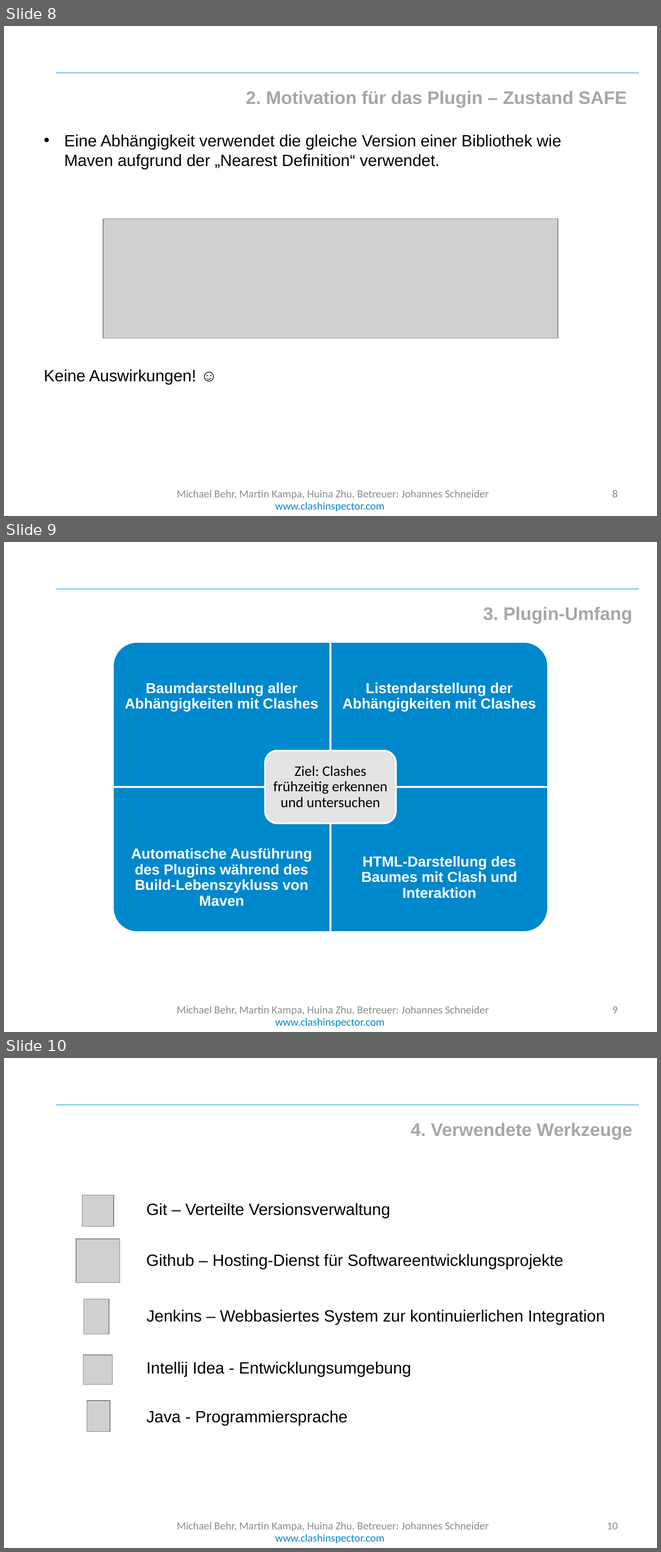
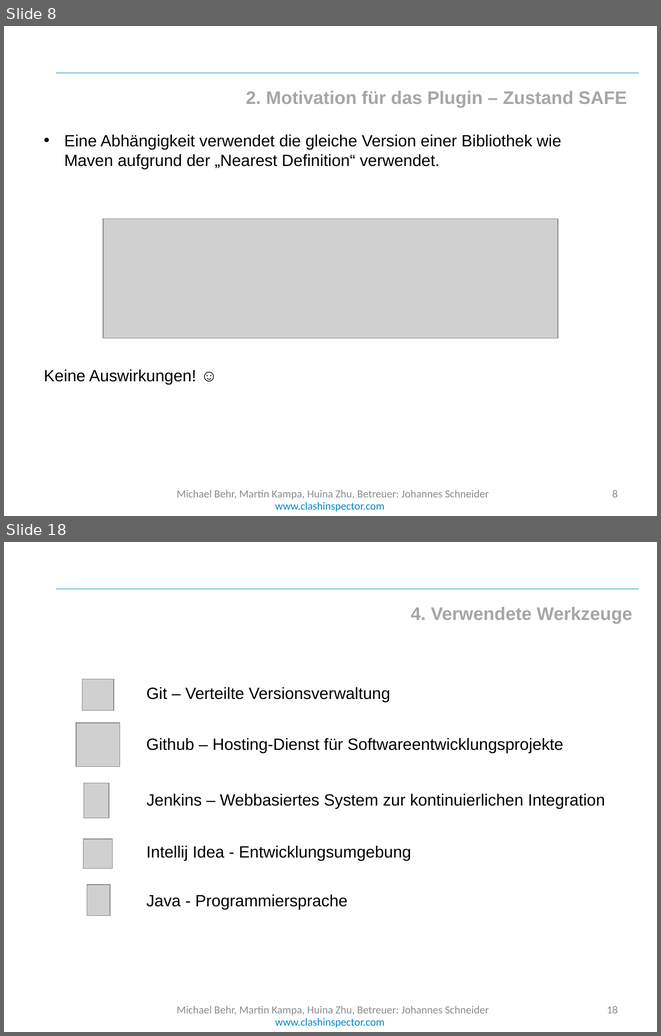
Before and after one commit to cedarsoft/clashinspector.com, a slide deck: presentation/Jahresprojekt Endpräsentation.pptx. Shown one above the other, each under a label of ours: slides 8, 9 and 10 before the commit, slides 8 and 18 after it; the slides between them are not shown. The pictures are 661x1552 and 661x1036 pixels, drawn with LibreOffice and Linux fonts; fonts in the diff are those of the drawing; grey boxes stand for pictures; background and template pictures are left out. Boxes give left, top, right and bottom in pixels: in the first picture for what was removed or moved away, otherwise in the second. Text is boxed around its words. In the diff, an @@ line names an element or a change of style, - is before the commit and + after.

```diff
--- a/presentation/Jahresprojekt Endpräsentation.pptx
+++ b/presentation/Jahresprojekt Endpräsentation.pptx
@@ slide 9 removed at box(4, 542, 657, 1032), background #FFFFFF; not listed: 2 template elements that a slide beside it also shows @@
@@ text removed at box(483, 607, 632, 624) @@
-3. Plugin-Umfang
@@ group removed at box(113, 642, 548, 932): 5 texts, 4 round rects, 1 rounded rectangle @@
-Baumdarstellung aller Abhängigkeiten mit Clashes
-Listendarstellung der Abhängigkeiten mit Clashes
-Automatische Ausführung des Plugins während des Build-Lebenszykluss von Maven
-HTML-Darstellung des Baumes mit Clash und Interaktion
-Ziel: Clashes frühzeitig erkennen und untersuchen
@@ text removed at box(177, 1006, 489, 1015) @@
-Michael Behr, Martin Kampa, Huina Zhu, Betreuer: Johannes Schneider
@@ page number removed at box(612, 1006, 618, 1013) @@
-9
@@ what was slide 10 is now slide 18 @@
@@ page number at box(607, 1006, 618, 1013): text changed @@
-10
+18
```
Also in this commit, not shown: 2 slides changed, 2 slides added, 2 other files.
